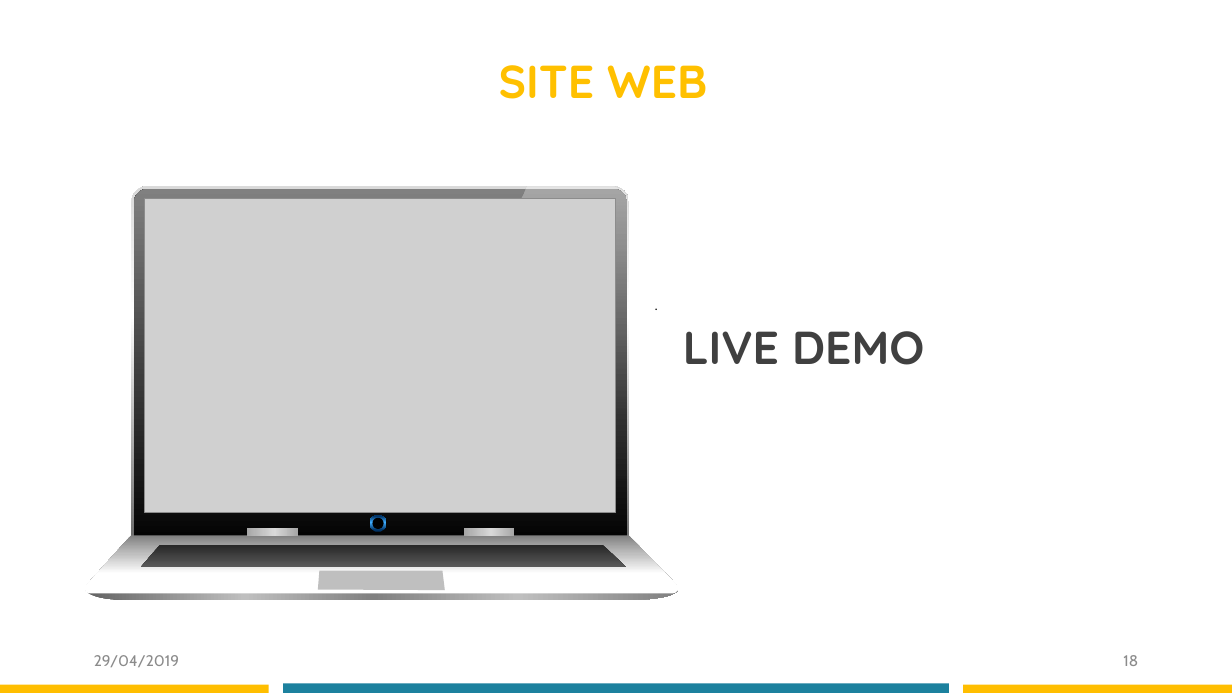
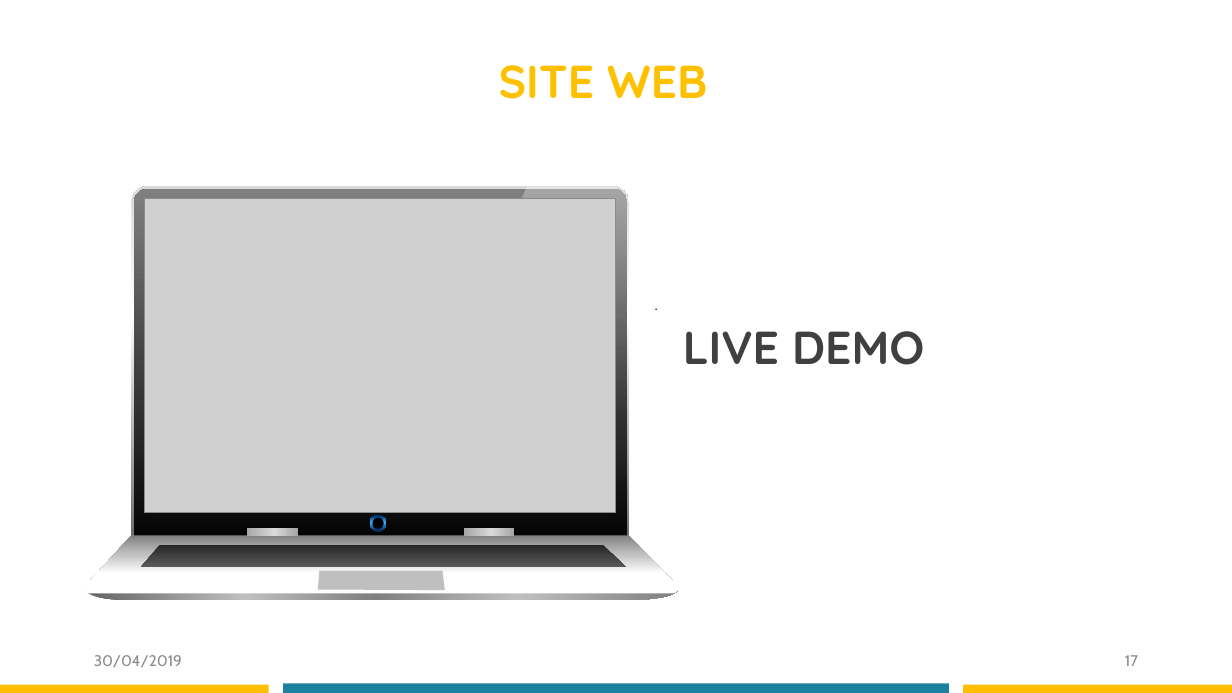
Before and after one commit to ansnoussi/conceptionGL2, a slide deck: slide 17 of Présentation Projet .pptx (slide 18 before the commit). Drawn at 1232x693 pixels with LibreOffice and Linux fonts; fonts in the diff are those of the drawing; grey boxes stand for pictures. Boxes give left, top, right and bottom in pixels: in the first picture for what was removed or moved away, otherwise in the second. Text is boxed around its words. In the diff, an @@ line names an element or a change of style, - is before the commit and + after.

```diff
--- a/Présentation Projet .pptx
+++ b/Présentation Projet .pptx
@@ text at bbox=[94, 655, 182, 667]: text changed @@
-29/04/2019
+30/04/2019
@@ page number at bbox=[1125, 655, 1138, 666]: text changed @@
-18
+17
```
Also in this commit, not shown: 17 other slides changed.
